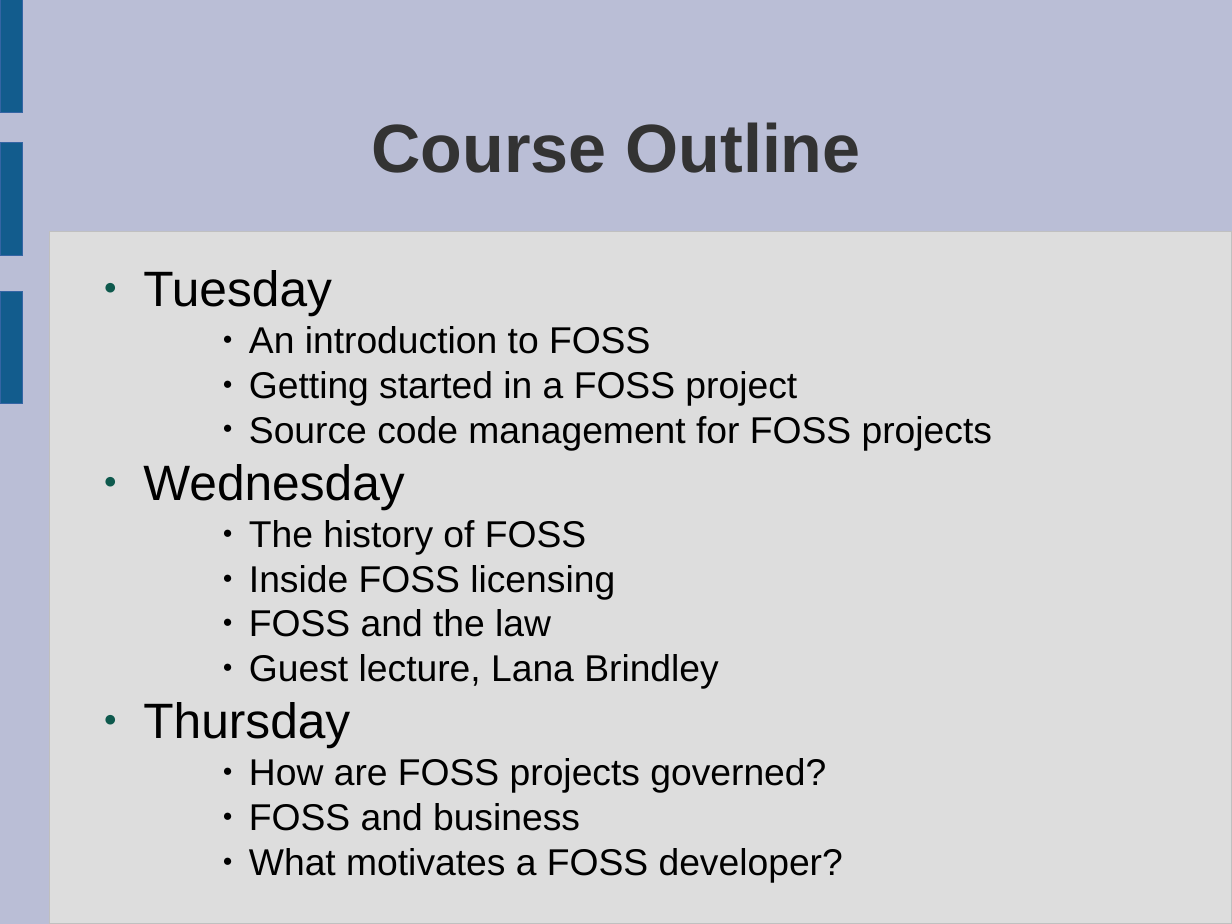
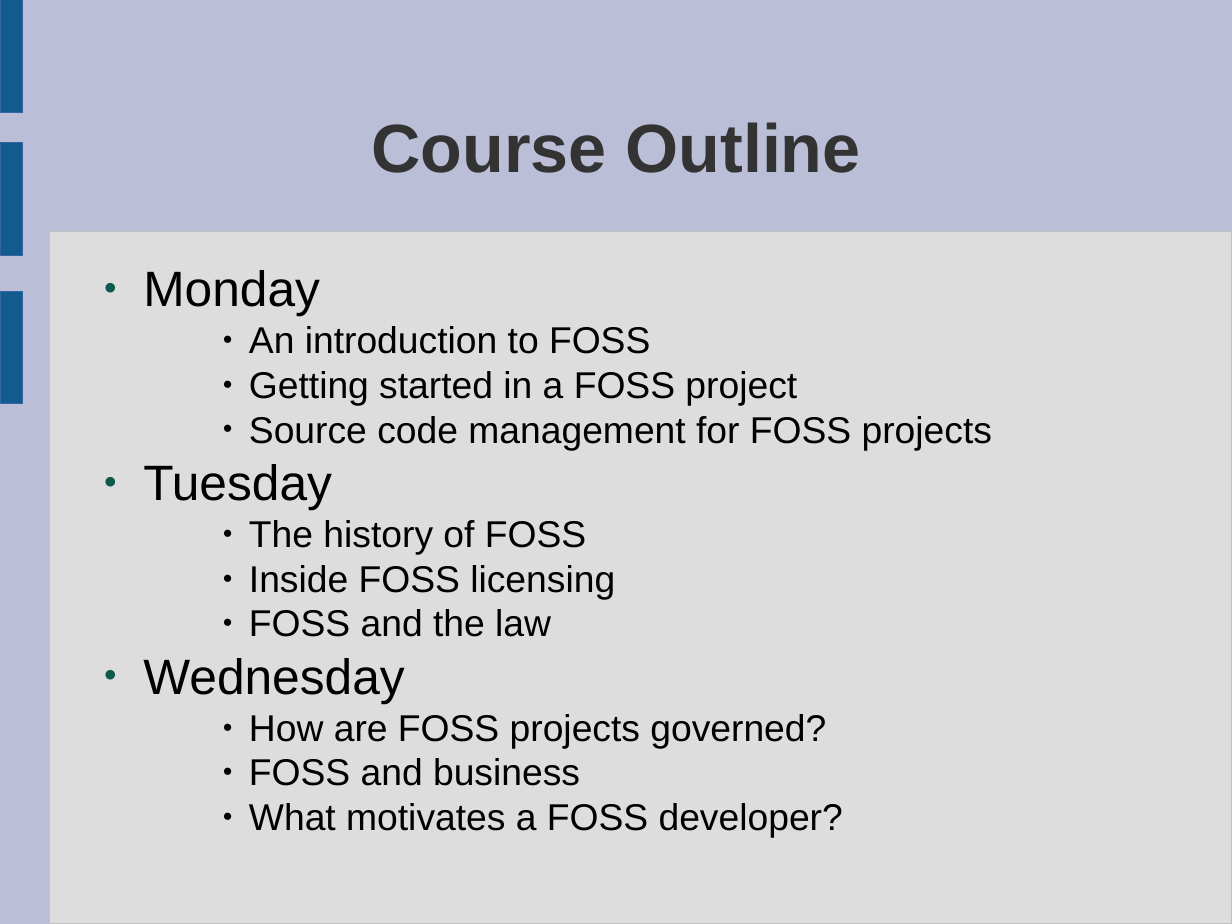
Before and after one commit to laurencesmart/comp8440, a slide deck: slide 6 of lectures/course_introduction.odp. Drawn at 1232x924 pixels with LibreOffice and Linux fonts; fonts in the diff are those of the drawing. Boxes give left, top, right and bottom in pixels: in the first picture for what was removed or moved away, otherwise in the second. Text is boxed around its words. In the diff, an @@ line names an element or a change of style, - is before the commit and + after.

```diff
--- a/lectures/course_introduction.odp
+++ b/lectures/course_introduction.odp
@@ text at box(143, 270, 320, 316): text changed @@
-● Tuesday
+● Monday
@@ text at box(143, 464, 332, 509): text changed @@
-● Wednesday
+● Tuesday
@@ text at box(143, 658, 404, 703): text changed; size 24 to 32 pt @@
-    ● Guest lecture, Lana Brindley
-● Thursday
+● Wednesday
```
Also in this commit, not shown: 3 other slides changed, 1 other file.
